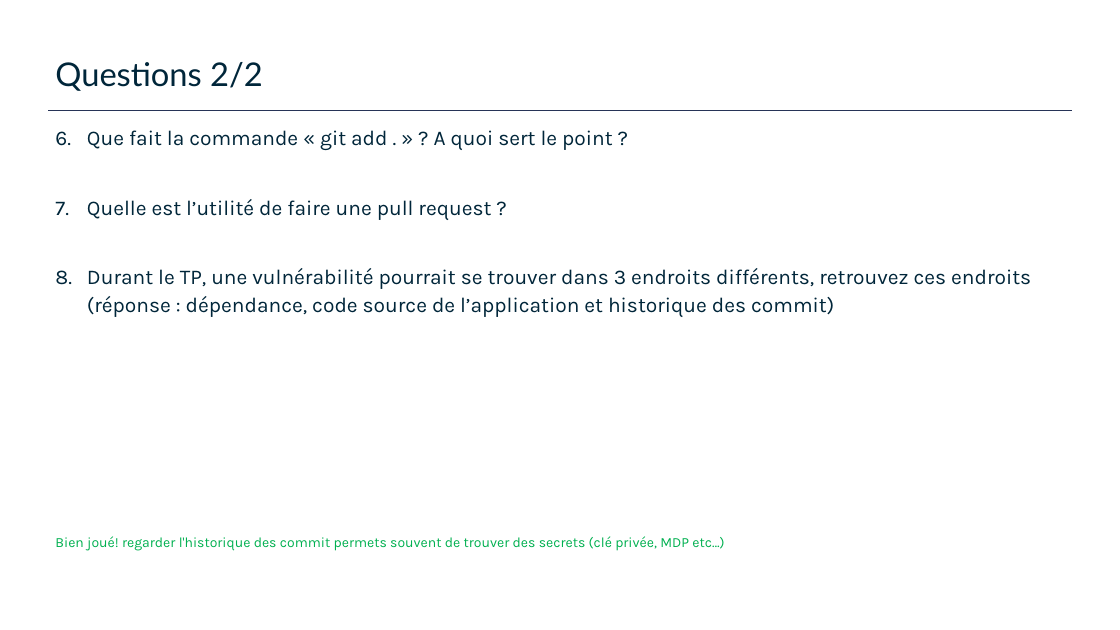
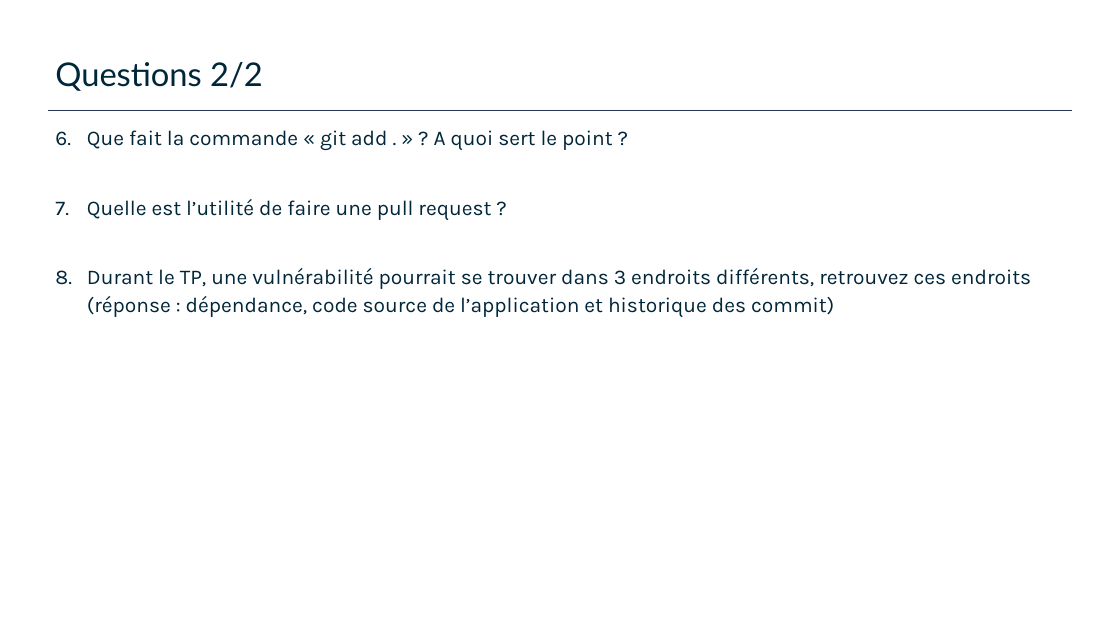
Before and after one commit to lbordereaux/Sujets-TP, a slide deck: slide 3 of TP1-questions.pptx. Drawn at 1120x630 pixels with LibreOffice and Linux fonts; fonts in the diff are those of the drawing; background and template pictures are left out. Boxes give left, top, right and bottom in pixels: in the first picture for what was removed or moved away, otherwise in the second. Text is boxed around its words. In the diff, an @@ line names an element or a change of style, - is before the commit and + after.

Commit message:
update questions

```diff
--- a/TP1-questions.pptx
+++ b/TP1-questions.pptx
@@ text at bbox=[55, 536, 724, 551]: paragraph removed @@
-Bien joué! regarder l'historique des commit permets souvent de trouver des secrets (clé privée, MDP etc…)
```
Also in this commit, not shown: 2 other files.
